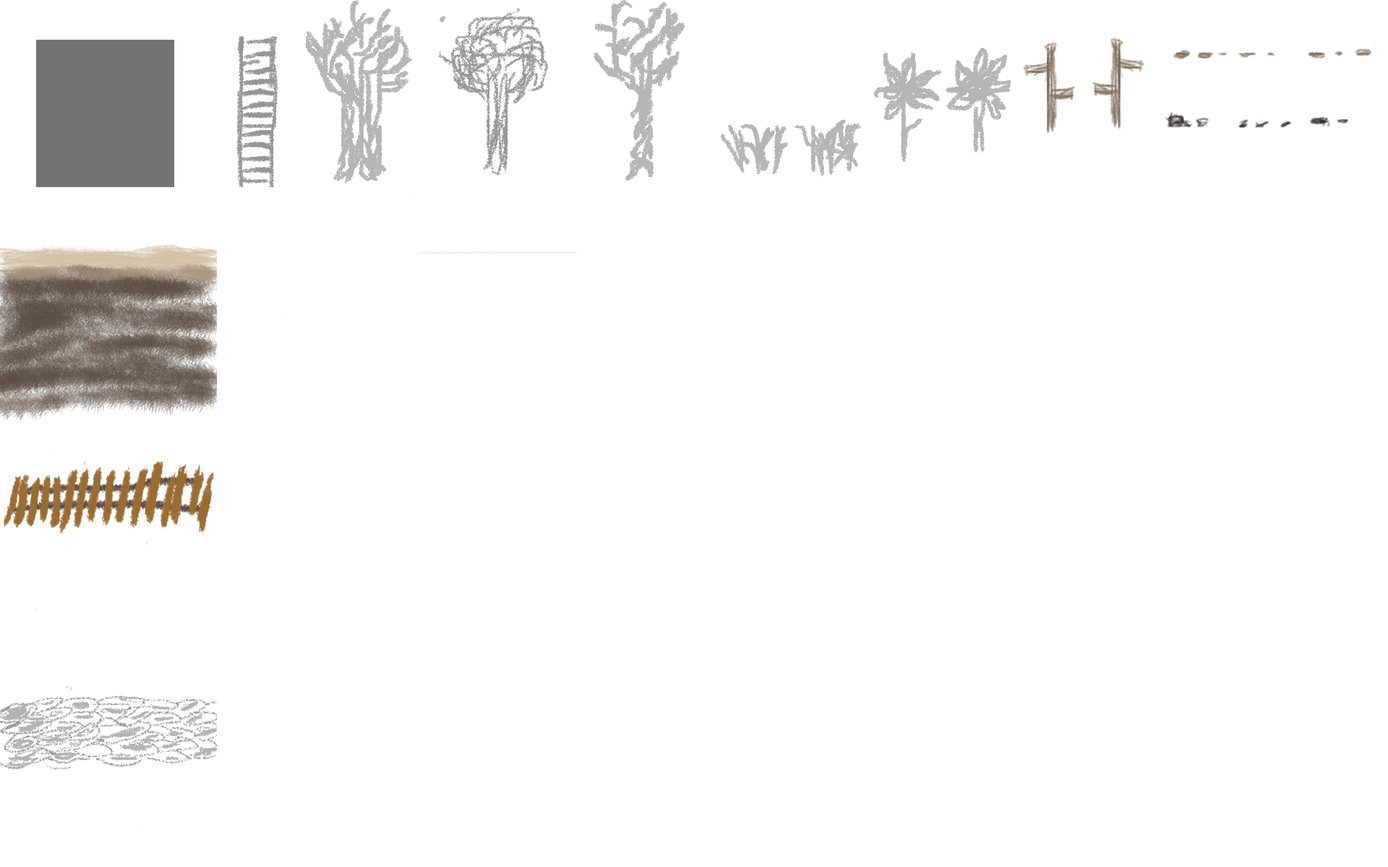
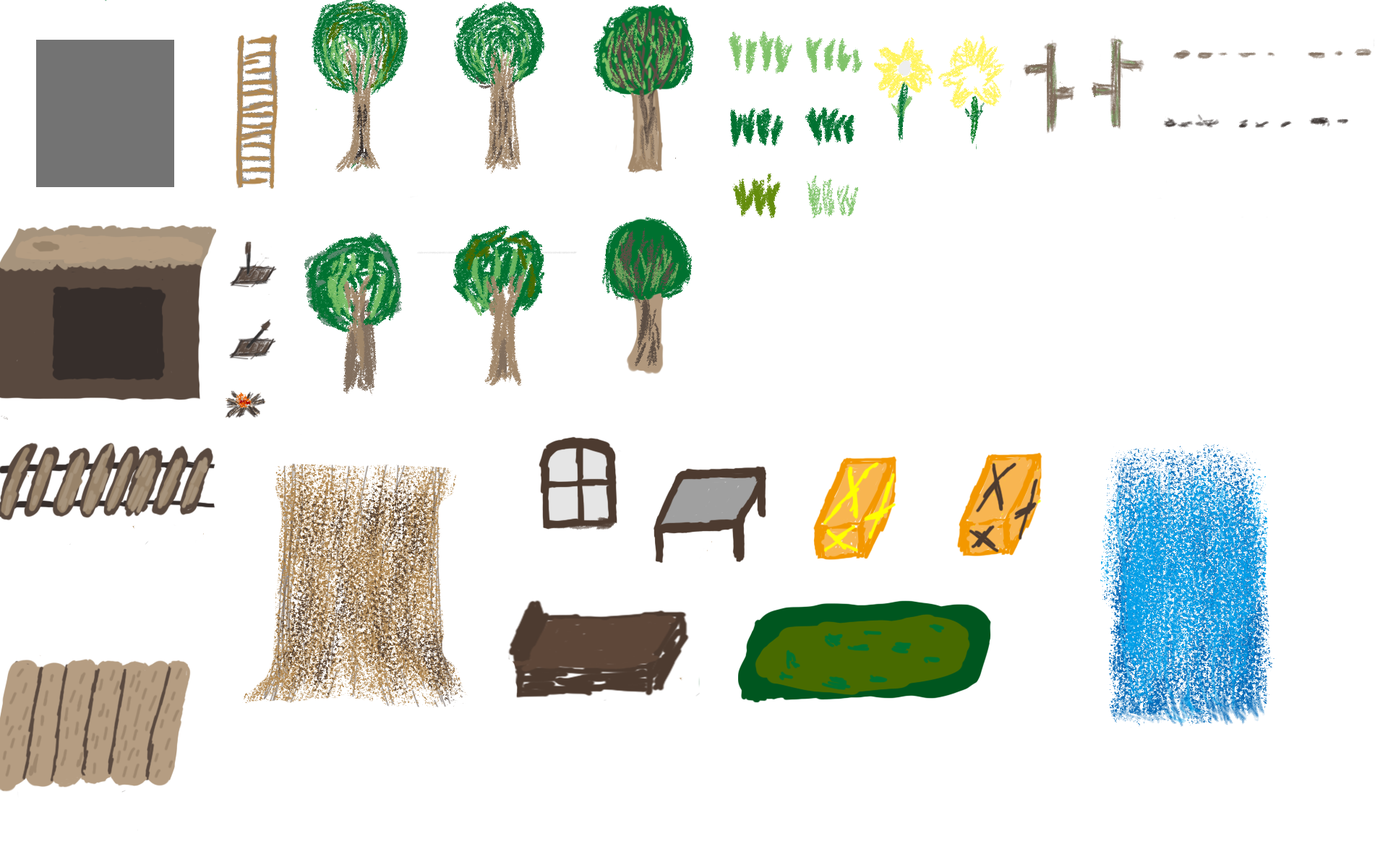
Revision of a layered 1388 x 867 image; what changed, layer by layer:
painted on "图层 1" over [0, 0, 1275, 796]
painted on "图层 3" over [216, 0, 1275, 724]
